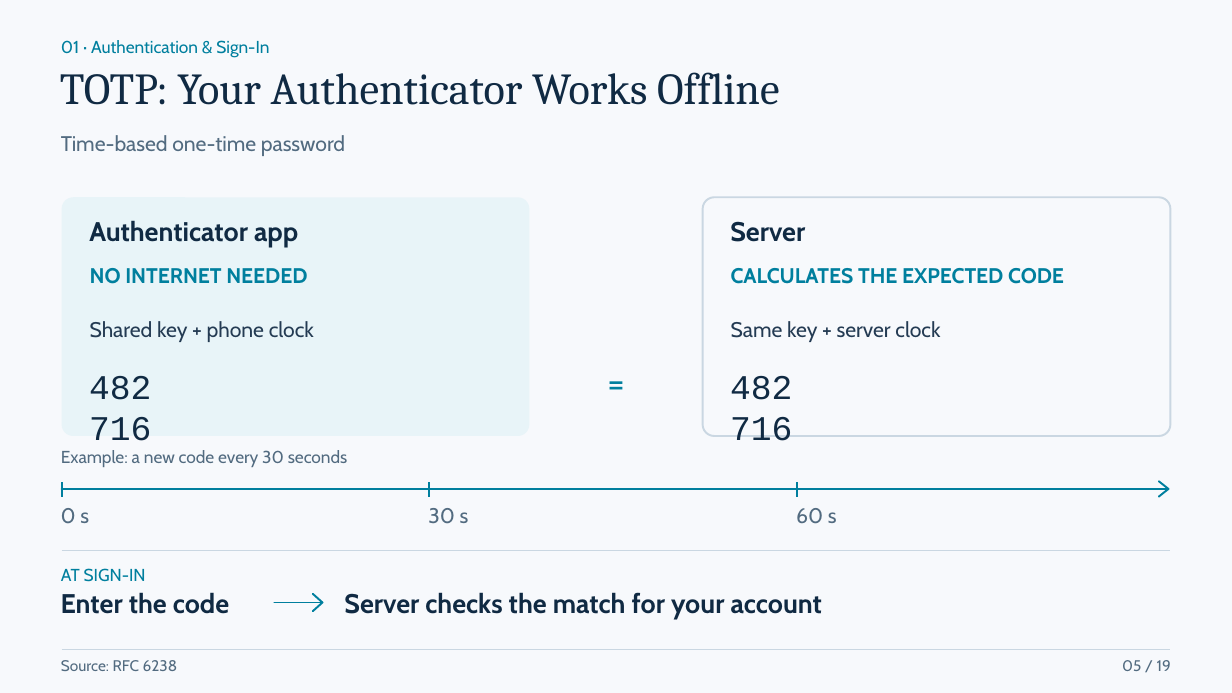
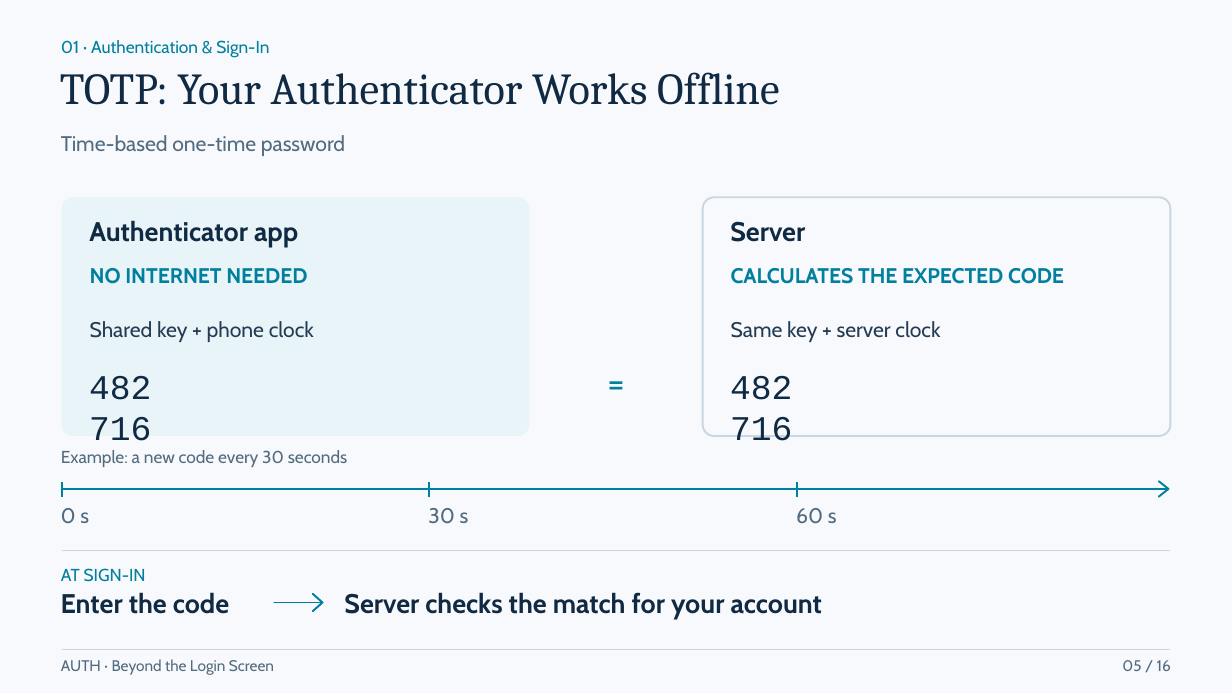
Before and after one commit to Daniiislo/TechSharing, a slide deck: slide 5 of Auth/presentation/Auth - Beyond the Login Screen.pptx. Drawn at 1232x693 pixels with LibreOffice and Linux fonts; fonts in the diff are those of the drawing. Boxes give left, top, right and bottom in pixels: in the first picture for what was removed or moved away, otherwise in the second. Text is boxed around its words. In the diff, an @@ line names an element or a change of style, - is before the commit and + after.

Commit message:
docs(auth): sync agenda and refresh exported slide deck

```diff
--- a/Auth/presentation/Auth - Beyond the Login Screen.pptx
+++ b/Auth/presentation/Auth - Beyond the Login Screen.pptx
@@ text at (x1=61, y1=659, x2=274, y2=675): text changed @@
-Source: RFC 6238
+AUTH · Beyond the Login Screen
@@ text at (x1=1122, y1=660, x2=1171, y2=671): text changed @@
-05 / 19
+05 / 16
```
Also in this commit, not shown: 10 other slides changed, 5 slides added, 14 slides removed, 12 other files.
